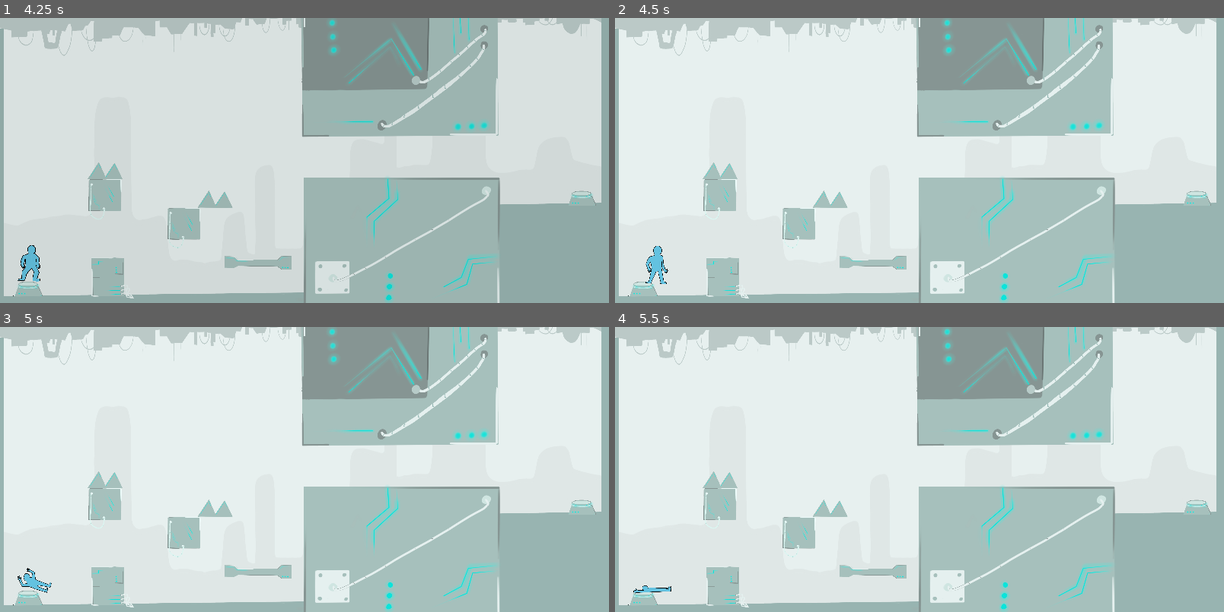
Above: before the commit, frames 1-4 (two rows, left to right).
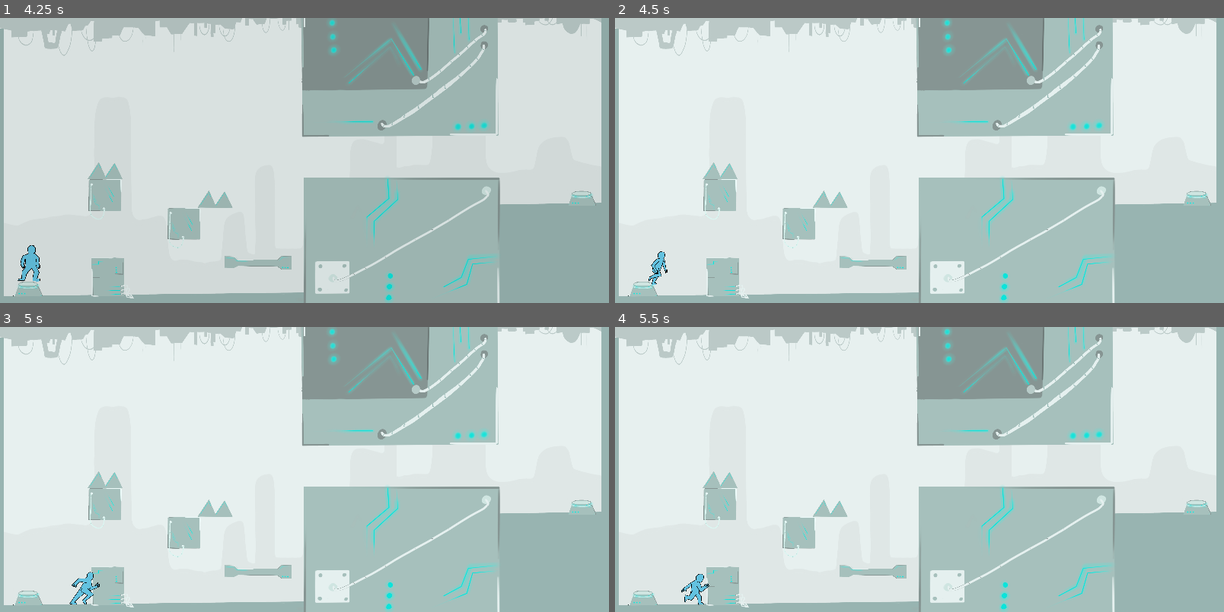
Above: after the commit, the same moments.

Repository: gobggj2022/GGJ-
Game: Godot game, scene res://src/Main/Game.tscn
Same seed, same stepped clock (60 frames per second), same inputs: the game is played once before the commit and once after it.
Inputs:
- Up to frame 1 (4.25 s): click "PLAY" at 0.5 s; click "PLAY" at 1.25 s; hold Right (ui_right) 2.03-3.53 s; tap Space (ui_select) at 2.27, 3.02 s; tap Enter at 2.75 s; hold Left (ui_left) from 3.53 s (still down)
- Up to frame 2 (4.5 s): release Left (ui_left) at 4.28 s; hold Right (ui_right) from 4.28 s (still down)
- Up to frame 3 (5 s): keep holding Right (ui_right); tap Space (ui_select) at 4.52 s
- Up to frame 4 (5.5 s): keep holding Right (ui_right); tap Space (ui_select) at 5.27 s

Frame 1 is identical in both runs. In frame 2, 0.2% of the frame differs, in the area x 5-9%, y 80-94%; in frame 3, 0.4%, in the area x 2-17%, y 84-98%; in frame 4, 0.3%.

Commit message:
fix: death at beginning

Diff:
--- a/src/Player/Player.gd
+++ b/src/Player/Player.gd
@@ -140,7 +140,10 @@
 	velocity = move_and_slide(velocity, Vector2(0, -1))
 	for i in get_slide_count():
 		var collision = get_slide_collision(i)
-		if collision.collider.name == "GhostPlayer" || "Trap":
+		if collision.collider.name == "GhostPlayer":
+			change_state(DEAD)
+			emit_signal("player_died")
+		if collision.collider.name == "Trap":
 			change_state(DEAD)
 			emit_signal("player_died")
 
